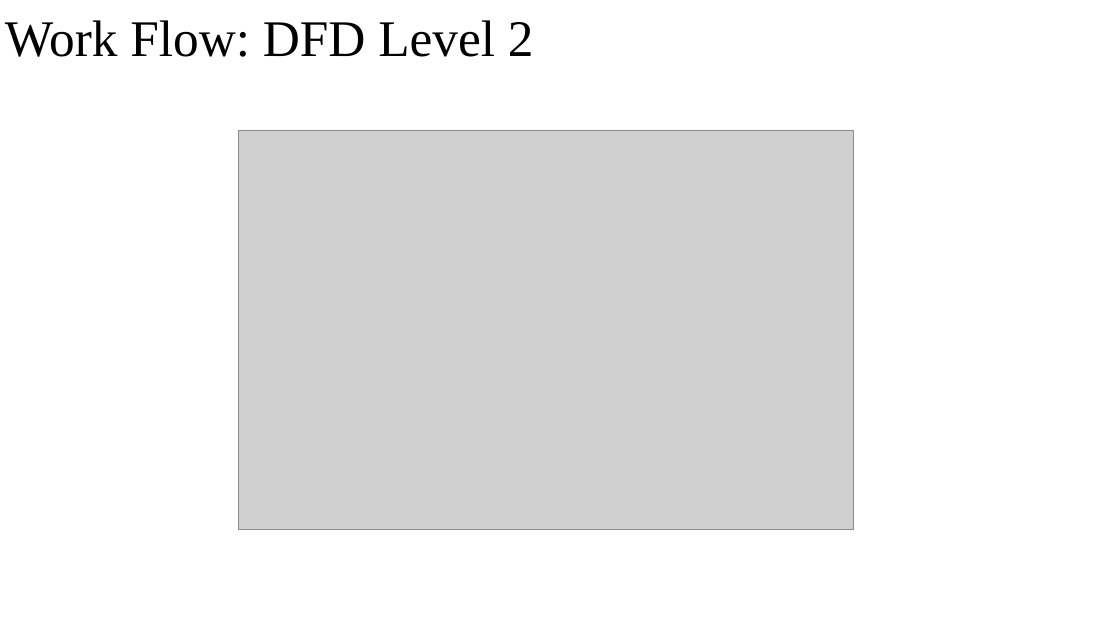
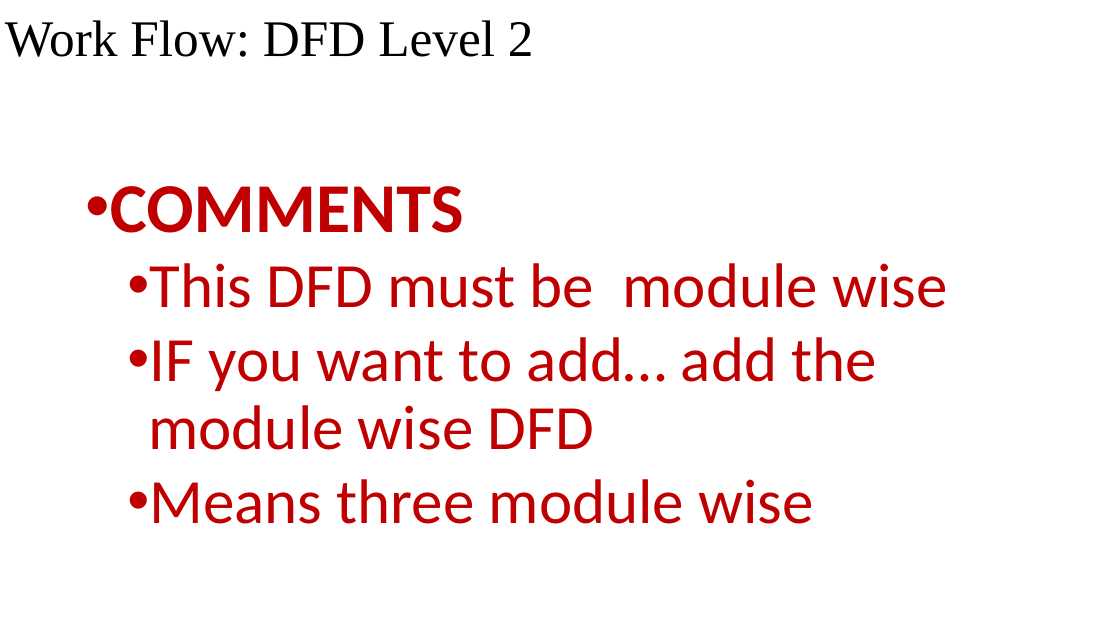
Before and after one commit to KIET-Github/CS-2024-A, a slide deck: slide 10 of PCS24-6-Hanu/Presentation - Smart Care.pptx. Drawn at 1120x630 pixels with LibreOffice and Linux fonts; fonts in the diff are those of the drawing; grey boxes stand for pictures. Boxes give left, top, right and bottom in pixels: in the first picture for what was removed or moved away, otherwise in the second. Text is boxed around its words. In the diff, an @@ line names an element or a change of style, - is before the commit and + after.

```diff
--- a/PCS24-6-Hanu/Presentation - Smart Care.pptx
+++ b/PCS24-6-Hanu/Presentation - Smart Care.pptx
@@ picture removed at [239, 130, 854, 530] @@
@@ text added at [110, 186, 947, 524], 54 pt, text #C00000 @@
+• COMMENTS
+  • This DFD must be module wise
+  • IF you want to add… add the module wise DFD
+  • Means three module wise
```
Also in this commit, not shown: 5 other slides changed, 1 slide added, 3 slides removed, 9 other files.
